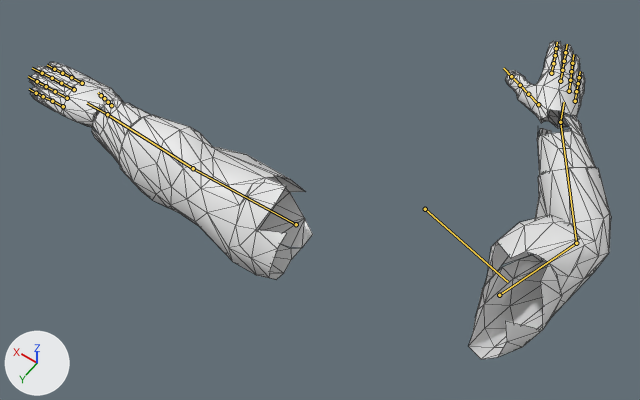
The Blender file sources_blender/bras_fps_anims.blend as it was, and as the next commit left it.
Rendered twice from a 50 mm lens placed at (-0.412, 0.86, 2.823), pointed at (0.262, -0.084, 1.339). The axes (+X, +Y, +Z) are drawn at lower left. The lights are the same throughout. The older version comes first. Both versions are drawn at frame 84 of the action 'lourd'; the numbers are the values there. The bones that change, and the others that lie on the model, are drawn over the model as lines. Mesh edges are drawn as thin lines.

In view in the first picture: 'brassards', 'gants', 'manches'.
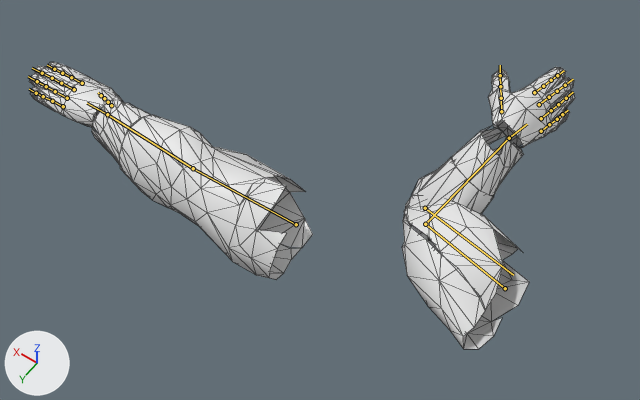
Edits to the bpy script that builds the scene:
```text
Change bone_clavicle_r:
    where bone_clavicle_r = bpy.data.objects['Armature'].pose.bones['clavicle_r']  # child of 'spine_03'
    bone_clavicle_r.location: (-0.018, -0.06, 0.008) -> (-0.023, -0.067, 0.0)
    bone_clavicle_r.rotation_quaternion: (0.987, 0.0, 0.0, 0.1) -> (0.99, 0.0, 0.0, 0.139)  # degrees (0, 0, 12) -> degrees (0, 0, 16)
Change bone_upperarm_r:
    where bone_upperarm_r = bpy.data.objects['Armature'].pose.bones['upperarm_r']  # child of 'clavicle_r'
    bone_upperarm_r.rotation_quaternion: (0.762, 0.447, 0.245, 0.302) -> (0.265, 0.313, 0.238, 0.88)  # degrees (64, 6, 47) -> degrees (40, -25, 137)
Change bone_lowerarm_r:
    where bone_lowerarm_r = bpy.data.objects['Armature'].pose.bones['lowerarm_r']  # child of 'upperarm_r'
    bone_lowerarm_r.rotation_quaternion: (0.752, 0.483, -0.011, 0.035) -> (0.419, 0.53, -0.457, -0.579)  # degrees (65, -4, 3) -> degrees (89, 13, -95)
Change bone_hand_r:
    where bone_hand_r = bpy.data.objects['Armature'].pose.bones['hand_r']  # child of 'lowerarm_r'
    bone_hand_r.rotation_quaternion: (0.889, -0.28, -0.029, 0.093) -> (0.877, -0.319, -0.123, 0.337)  # degrees (-35, 0, 12) -> degrees (-40, 0, 42)
```

Where the change shows, as pixel boxes (x1, y1, x2, y2) in the pictures (640 x 400 px):
'manches', posed (17% narrower)
    before: (119, 115, 611, 359)
    after: (119, 115, 529, 349)
'gants', posed
    before: (29, 41, 585, 130)
    after: (29, 62, 575, 148)
'brassards', posed (14% narrower, 25% taller)
    before: (92, 97, 596, 175)
    after: (92, 97, 524, 195)
bone 'clavicle_r', root to tip
    before: (425, 209) to (508, 282)
    after: (425, 208) to (513, 275)
bone 'upperarm_r', root to tip
    before: (499, 295) to (576, 243)
    after: (505, 288) to (425, 224)
bone 'lowerarm_r', root to tip
    before: (576, 243) to (560, 122)
    after: (425, 224) to (509, 138)
bone 'hand_r', root to tip
    before: (560, 122) to (564, 102)
    after: (509, 138) to (527, 124)
